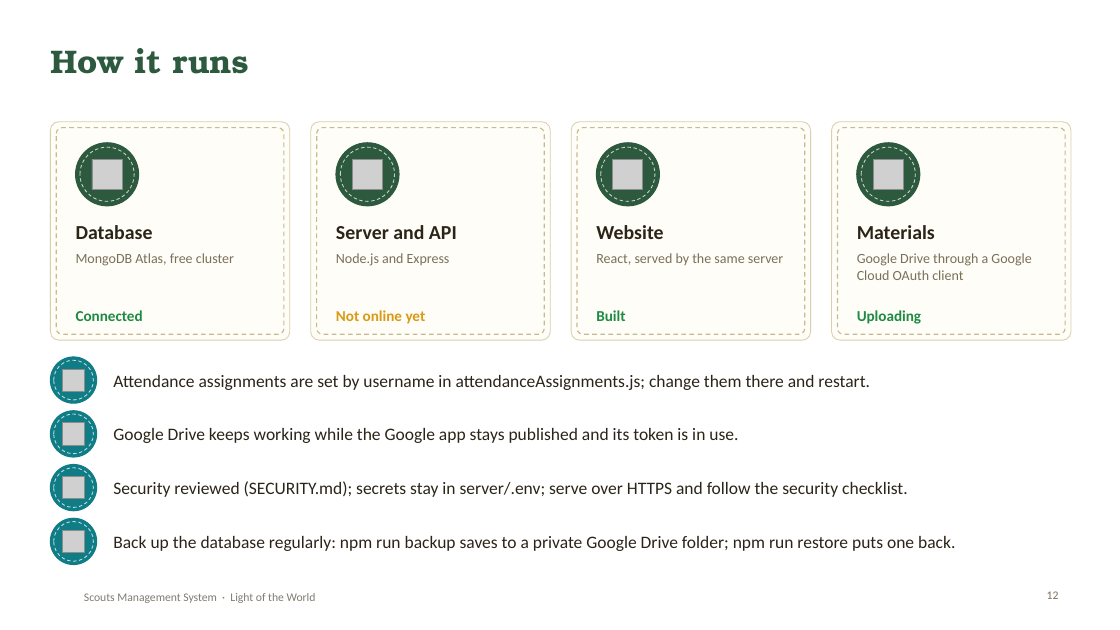
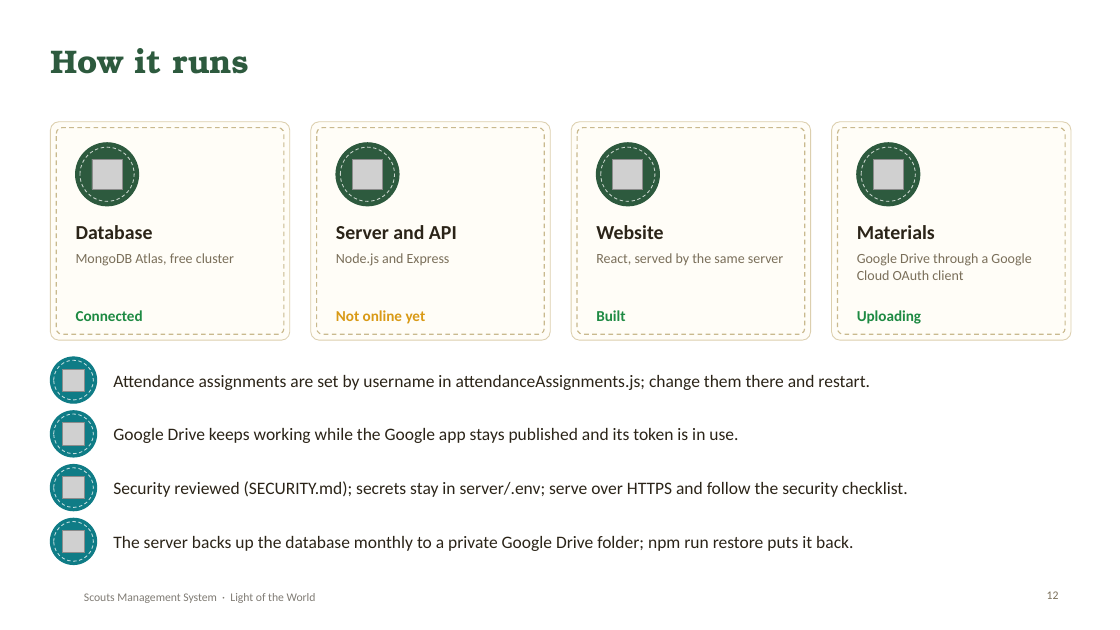
Before and after one commit to SamuelAtef123/Scouts-Management-System-Web-App, a slide deck: slide 12 of docs/Scouts-Project-Presentation.pptx. Drawn at 1120x630 pixels with LibreOffice and Linux fonts; fonts in the diff are those of the drawing; grey boxes stand for pictures; background and template pictures are left out. Boxes give left, top, right and bottom in pixels: in the first picture for what was removed or moved away, otherwise in the second. Text is boxed around its words. In the diff, an @@ line names an element or a change of style, - is before the commit and + after.

Commit message:
Back up the database automatically every month
The live server keeps one file, scouts-backup-automatic.json.gz, in the
'Scouts - backups' Google Drive folder and replaces it when it is older than
30 days (AUTO_BACKUP_DAYS). It checks a minute after starting and once a day,
so it still runs on a host that sleeps. On by default only when
NODE_ENV=production (AUTO_BACKUP=on/off changes that). Backups made by hand
keep their own dated files. README, .env example, report and presentation
updated.

```diff
--- a/docs/Scouts-Project-Presentation.pptx
+++ b/docs/Scouts-Project-Presentation.pptx
@@ text at [113,536,853,551]: text changed @@
-Back up the database regularly: npm run backup saves to a private Google Drive folder; npm run restore puts one back.
+The server backs up the database monthly to a private Google Drive folder; npm run restore puts it back.
```
Also in this commit, not shown: 10 other files.
